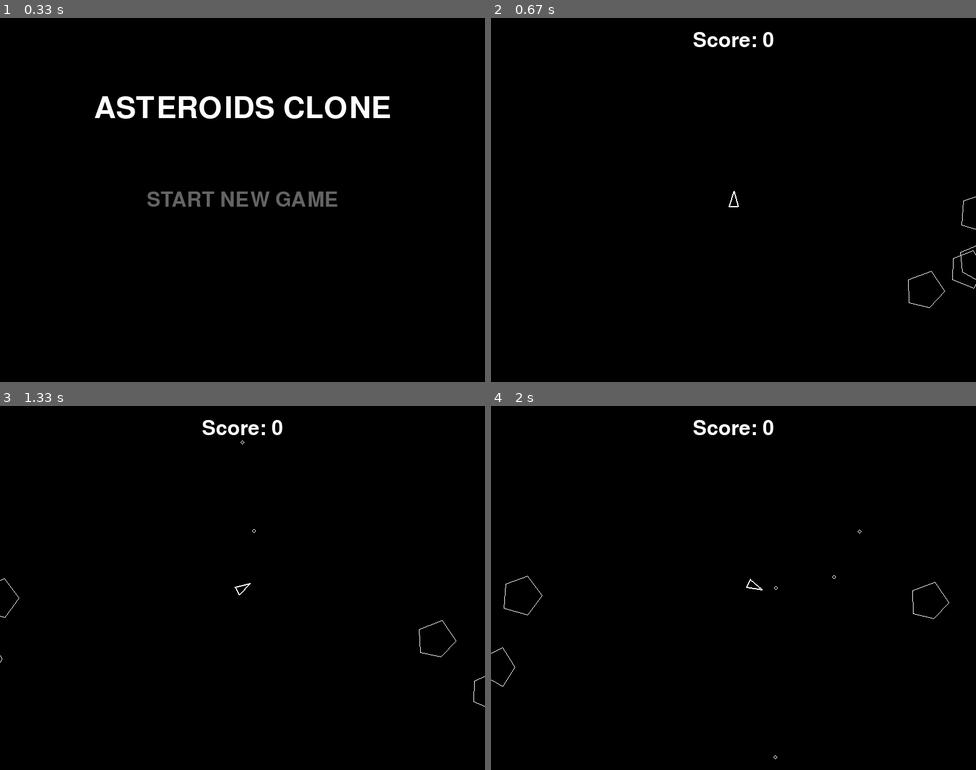
Above: before the commit, frames 1-4 (two rows, left to right).
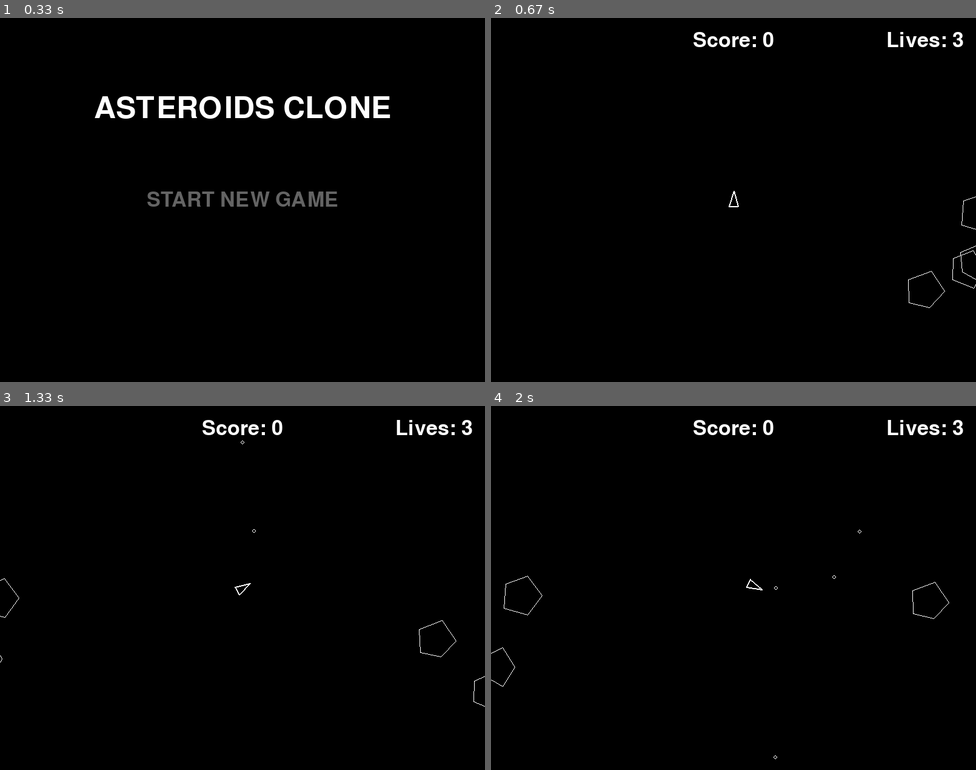
Above: after the commit, the same moments.

Repository: ZiadRamzy/pygame-asteroids
Game: pygame game, started from asteroids.py
The game is run twice, just before and just after one commit, with the same random seed, the same clock (stepped at 60 frames per second) and the same inputs.
Inputs:
- Up to frame 1 (0.33 s): no input
- Up to frame 2 (0.67 s): click "START NEW GAME" at 0.38 s
- Up to frame 3 (1.33 s): tap Space at 0.67, 1.07 s; hold Right from 1 s (still down)
- Up to frame 4 (2 s): tap Space at 1.37, 1.57, 1.9 s; release Right at 1.47 s; hold Up 1.5-1.8 s; hold Right from 1.83 s (still down)

Frame 1 is identical in both runs. In frame 2, 0.3% of the frame differs, in the area x 81-98%, y 3-8%; in frame 3, 0.3%; in frame 4, 0.3%.

Commit message:
Add lives system with ship respawn

Diff:
--- a/asteroids.py
+++ b/asteroids.py
@@ -1,8 +1,19 @@
 import pygame
 import random
 from constants import (
-    SCREEN_SIZE,  SCREEN_WIDTH, BLACK, WHITE, GRAY,
-    GAME_TITLE, GAME_STATE_MENU, GAME_STATE_PLAYING, SCREEN_HEIGHT, ASTEROID_START_SIZE
+    ASTEROID_START_SIZE,
+    BLACK,
+    GAME_TITLE,
+    GAME_STATE_MENU,
+    GAME_STATE_PLAYING,
+    GRAY,
+    RESPAWN_DELAY_FRAMES,
+    RESPAWN_INVULNERABILITY_FRAMES,
+    SCREEN_HEIGHT,
+    SCREEN_WIDTH,
+    SCREEN_SIZE,
+    STARTING_LIVES,
+    WHITE,
 )
 from ship import Ship
 from asteroid import Asteroid
@@ -21,6 +32,9 @@
 asteroids = []
 bullets = []
 score = 0
+lives = STARTING_LIVES
+respawn_timer = 0
+invulnerability_timer = 0
 running = True
 game_state = GAME_STATE_MENU
 start_button_rect = None
@@ -56,16 +70,25 @@
     screen.blit(score_surface, score_rect)
 
 
+def draw_lives():
+    lives_surface = font_medium.render(f"Lives: {lives}", True, WHITE)
+    lives_rect = lives_surface.get_rect(topright=(SCREEN_WIDTH - 20, 20))
+    screen.blit(lives_surface, lives_rect)
+
+
 def start_new_game():
     """
     Initializes the entities for a new game
     """
-    global ship, asteroids, bullets, score
+    global ship, asteroids, bullets, score, lives, respawn_timer, invulnerability_timer
 
     ship = Ship()
     asteroids = []
     bullets = []
     score = 0
+    lives = STARTING_LIVES
+    respawn_timer = 0
+    invulnerability_timer = 0
 
     for _ in range(4):
         position = (
@@ -109,14 +132,31 @@
 
 
 def handle_ship_asteroid_collisions():
-    global ship, bullets, game_state
+    global ship, bullets, lives, respawn_timer, invulnerability_timer
+
+    if ship is None or invulnerability_timer > 0:
+        return
 
     for asteroid in asteroids:
         if circles_collide(ship, asteroid):
             ship = None
             bullets = []
-            game_state = GAME_STATE_MENU
+            lives -= 1
+            respawn_timer = RESPAWN_DELAY_FRAMES
+            invulnerability_timer = RESPAWN_INVULNERABILITY_FRAMES
             return
+
+
+def update_respawn_state():
+    global ship, respawn_timer, invulnerability_timer
+
+    if ship is None and respawn_timer > 0:
+        respawn_timer -= 1
+        if respawn_timer == 0:
+            ship = Ship()
+
+    if invulnerability_timer > 0:
+        invulnerability_timer -= 1
 
 
 while running:
@@ -152,7 +192,8 @@
 
 
     if game_state == GAME_STATE_PLAYING:
-        ship.move()
+        if ship:
+            ship.move()
         for asteroid in asteroids:
             asteroid.move()
         for bullet in bullets:
@@ -161,6 +202,7 @@
         bullets = [bullet for bullet in bullets if not bullet.is_expired()]
         handle_bullet_asteroid_collisions()
         handle_ship_asteroid_collisions()
+        update_respawn_state()
 
     screen.fill(BLACK)
 
@@ -168,7 +210,9 @@
         start_button_rect = draw_start_screen()
     elif game_state == GAME_STATE_PLAYING:
         draw_score()
-        ship.draw(screen)
+        draw_lives()
+        if ship and (invulnerability_timer == 0 or invulnerability_timer % 10 < 5):
+            ship.draw(screen)
         for asteroid in asteroids:
             asteroid.draw(screen)
         for bullet in bullets:
--- a/constants.py
+++ b/constants.py
@@ -37,3 +37,8 @@
     0.5: 50,
     0.25: 100,
 }
+
+# player settings
+STARTING_LIVES = 3
+RESPAWN_DELAY_FRAMES = 90
+RESPAWN_INVULNERABILITY_FRAMES = 120
